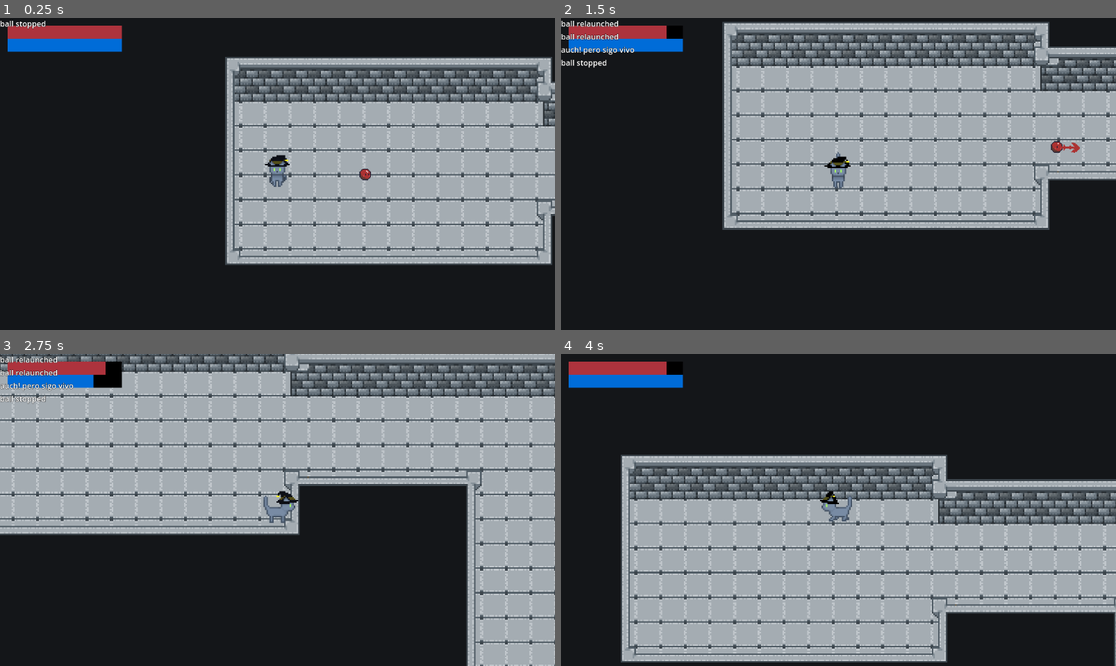
Above: before the commit, frames 1-4 (two rows, left to right).
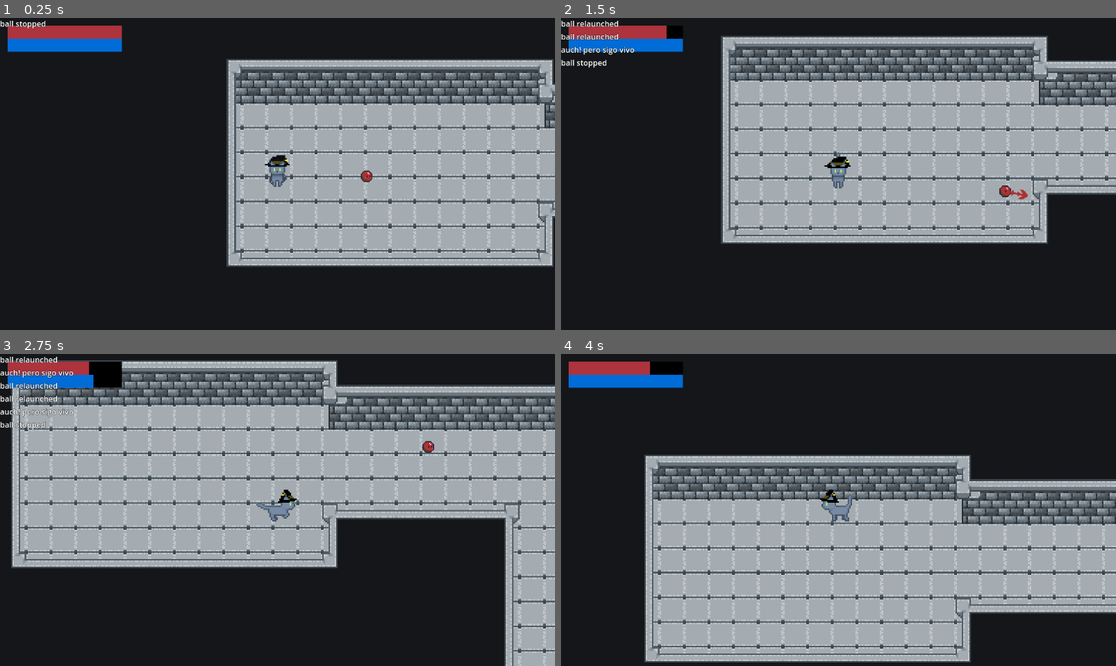
Above: after the commit, the same moments.

Repository: pablocoop/CC5408-Proyecto
Game: Godot game, scene res://scenes/level_1.tscn
The game is run twice, just before and just after one commit, with the same random seed, the same clock (stepped at 60 frames per second) and the same inputs. This scene is started directly instead of the project's main scene.
Inputs (mouse positions are in pixels of both pictures, inside the frame that each line leads up to):
- Up to frame 1 (0.25 s): no input
- Up to frame 2 (1.5 s): move the mouse to (960, 158) at 0.52 s; hold D (move_right) 0.53-1.28 s; tap Space (attack) at 0.6, 1.35 s; move the mouse to (727, 189) at 1.27 s; hold S (move_down) from 1.28 s (still down)
- Up to frame 3 (2.75 s): move the mouse to (333, 441) at 2.02 s; release S (move_down) at 2.03 s; hold D (move_right) from 2.03 s (still down); hold Right mouse button (run) from 2.03 s (still down); tap Space (attack) at 2.3 s
- Up to frame 4 (4 s): move the mouse to (810, 572) at 2.77 s; release D (move_right) at 2.78 s; release Right mouse button (run) at 2.78 s; hold W (move_up) 2.78-3.53 s; tap Space (attack) at 2.85, 3.6 s; move the mouse to (1005, 556) at 3.52 s; hold A (move_left) from 3.53 s (still down)

The runs differ from the first frame. In frame 1, 15% of the frame differs, in the area x 40-100%, y 12-80%; in frame 2, 25%; in frame 3, 43%, in the area x 0-100%, y 0-100%; in frame 4, 11%.

Commit message:
feat: se agrego la funcionalidad del boss junto a ajustes para el nivel 1

Diff:
--- /dev/null
+++ b/scenes/boss_move.gd
@@ -0,0 +1,21 @@
+extends Area2D
+
+var ball_entered := false
+var player_entered := false
+@onready var boss: CharacterBody2D = $"../Boss"
+
+func _ready():
+	body_entered.connect(_on_body_entered)
+
+func _on_body_entered(body):
+	if player_entered and !ball_entered:
+		player_entered = false
+	elif body is Ball:
+		ball_entered = true
+	elif body is Player:
+		player_entered = true
+
+
+	if ball_entered and player_entered:
+		boss.start_moving()
+		queue_free()
--- a/scenes/level_1.gd
+++ b/scenes/level_1.gd
@@ -60,8 +60,8 @@
 func _on_enemy_died():
 	enemy_count -= 1
 	print("☠️ Enemigo eliminado. Quedan:", enemy_count)
-	if enemy_count == 0:
+	if enemy_count == 1:
 		wall_level.queue_free()
-	elif enemy_count == 2:
+	if enemy_count == 3:
 		wall_level_4.hide()
 		wall_level_4.get_node("StaticBody2D/CollisionShape2D").set_deferred("disabled", true)
--- a/scenes/level_1.tscn
+++ b/scenes/level_1.tscn
@@ -7,6 +7,7 @@
 [ext_resource type="PackedScene" uid="uid://cjo28e2ythbpe" path="res://scenes/skeleton.tscn" id="4_fcfvj"]
 [ext_resource type="PackedScene" uid="uid://c26uakq0r85nf" path="res://scenes/skeleton_2.tscn" id="5_4nkto"]
 [ext_resource type="PackedScene" uid="uid://c4xygk2bmorcp" path="res://scenes/wall_level_1.tscn" id="7_pa8r4"]
+[ext_resource type="Script" uid="uid://blmbeyvkoex1e" path="res://scenes/boss_move.gd" id="8_15mv3"]
 
 [sub_resource type="TileSetAtlasSource" id="TileSetAtlasSource_bswci"]
 texture = ExtResource("1_014kd")
@@ -664,6 +665,9 @@
 terrain_set_0/terrain_0/color = Color(0.501961, 0.105882, 0.952941, 1)
 sources/0 = SubResource("TileSetAtlasSource_bswci")
 
+[sub_resource type="RectangleShape2D" id="RectangleShape2D_pa8r4"]
+size = Vector2(7.60002, 31.7)
+
 [node name="Level1" type="Node2D"]
 script = ExtResource("1_fcfvj")
 
@@ -673,7 +677,7 @@
 tile_set = SubResource("TileSet_gkh53")
 
 [node name="Player" parent="." instance=ExtResource("2_bswci")]
-position = Vector2(691, 611)
+position = Vector2(688, 607)
 
 [node name="Camera2D" type="Camera2D" parent="Player"]
 
@@ -720,3 +724,13 @@
 position = Vector2(1998, 1787)
 rotation = 1.5708
 scale = Vector2(1.08, 1.08)
+
+[node name="Boss_move" type="Area2D" parent="."]
+collision_mask = 10
+script = ExtResource("8_15mv3")
+
+[node name="CollisionShape2D" type="CollisionShape2D" parent="Boss_move"]
+position = Vector2(3833, 2407.5)
+scale = Vector2(10, 10)
+shape = SubResource("RectangleShape2D_pa8r4")
+debug_color = Color(0.901985, 0.000158061, 0.757747, 0.42)
--- /dev/null
+++ b/scenes/skeleton_2.gd
@@ -0,0 +1,144 @@
+extends CharacterBody2D
+
+@export var max_speed = 250
+@export var acceleration = 900
+@onready var health_component: HealthComponent = $HealthComponent
+var is_taking_damage = false
+var is_dead := false
+var is_invulnerable := false
+var is_paused := false
+# Guardamos la velocidad base para escalarla después
+var base_max_speed := 0.0
+@export var knockback_duration := 0.1
+@export var knockback_force := 200.0
+
+@onready var animation_tree: AnimationTree = $AnimationTree
+@onready var playback = animation_tree.get("parameters/playback")
+@onready var pivot: Node2D = $Pivot
+@onready var ray_cast_2d: RayCast2D = $Pivot/RayCast2D
+@onready var hurtbox: Hurtbox = $Pivot/Hurtbox
+@onready var hitbox: Hitbox = $Pivot/Hitbox
+@onready var pivot_y: Node2D = $Pivot_y
+@onready var ray_cast_2d_y: RayCast2D = $Pivot_y/RayCast2D_y
+
+@onready var progress_bar: ProgressBar = $HealthBar/MarginContainer/ProgressBar
+
+var can_move := false
+
+signal enemy_died
+
+func _ready() -> void:
+	animation_tree.active = true
+	add_to_group("enemies")
+	health_component.died.connect(death)
+	base_max_speed = max_speed
+	call_deferred("_connect_slowmo")
+	hitbox.damage_dealt.connect(_on_hitbox_damage_dealt)
+	#var balls = get_tree().get_nodes_in_group("ball")
+	#if balls.size() > 0:
+		#balls[0].ball_speed_changed.connect(_on_slowmo_factor)
+	progress_bar.value = health_component.health
+	progress_bar.max_value = health_component.max_health
+
+func _physics_process(delta: float) -> void:
+	if is_paused or not can_move:
+		playback.travel("idle")
+		return
+
+	if is_dead or is_taking_damage:
+		#move_and_slide()  # Evitar fricción infinita si ya tiene velocidad
+		return  # no moverse ni reproducir "movement" durante la animación de daño
+
+	velocity.x = move_toward(velocity.x, max_speed * pivot.scale.x, acceleration * delta)
+	velocity.y = move_toward(velocity.y, max_speed * pivot_y.scale.y, acceleration * delta)
+	playback.travel("movement")
+	move_and_slide()
+
+	if ray_cast_2d.is_colliding():
+		pivot.scale.x *= -1
+	if ray_cast_2d_y.is_colliding():
+		pivot_y.scale.y *= -1
+
+
+func start_moving():
+	can_move = true
+
+func take_damage(damage: float, from_direction: Vector2) -> void:
+	if is_dead or is_invulnerable:
+		return
+
+	health_component.health -= damage
+	progress_bar.value = health_component.health
+	if health_component.health > 0:
+		is_taking_damage = true
+		Debug.log("🔥 Skeleton recibió daño:", damage)
+
+		# Aplica un knockback más leve que al jugador
+		velocity = from_direction.normalized() * knockback_force  # Ajusta a gusto
+
+		playback.start("take_damage")
+
+		is_invulnerable = true
+		start_invulnerability()
+		flash_red()
+		await get_tree().create_timer(knockback_duration).timeout
+		velocity = Vector2.ZERO
+		is_taking_damage = false
+	else:
+		is_dead = true
+		Debug.log("💀 Skeleton murió")
+		emit_signal("enemy_died")
+		playback.travel("death")
+		flash_red()
+		await get_tree().create_timer(1.5).timeout
+		queue_free()
+
+func flash_red() -> void:
+	modulate = Color(1, 0.7, 0.7)
+	await get_tree().create_timer(0.1).timeout
+	modulate = Color(1, 1, 1)
+
+func start_invulnerability():
+	var flash_timer := 0.0
+	var flash_duration := 0.3  # duración total de la invulnerabilidad (en segundos)
+	var flash_interval := 0.2  # tiempo entre parpadeos
+	hurtbox.monitoring = false
+
+	while flash_timer < flash_duration:
+		visible = false
+		await get_tree().create_timer(flash_interval / 2).timeout
+		visible = true
+		await get_tree().create_timer(flash_interval / 2).timeout
+		flash_timer += flash_interval
+
+	is_invulnerable = false
+	hurtbox.monitoring = true
+
+func _connect_slowmo() -> void:
+	for b in get_tree().get_nodes_in_group("ball"):
+		b.ball_speed_changed.connect(_on_slowmo_factor)
+
+func _on_slowmo_factor(factor: float) -> void:
+	# Solo escalamos la velocidad de movimiento
+	max_speed = base_max_speed * factor
+
+	# Opcional: si quieres escalar también la animación,
+	# y tu AnimationTree lo soporta, podrías hacer:
+	animation_tree.set("parameters/playback/speed_scale", factor)
+	# ó si usas AnimationPlayer:
+	# $AnimationPlayer.playback_speed = factor
+func _on_hitbox_damage_dealt(target_position: Vector2) -> void:
+	# target_position es la posición del jugador cuando recibió el daño
+	# Solo disparamos la animación (el daño ya se aplicó en el Hurtbox del Player)
+	playback.travel("attack")
+func pause_enemy():
+	is_paused = true
+
+func resume_enemy():
+	is_paused = false
+
+func death() -> void:
+	is_dead = true
+	playback.travel("death")
+	await get_tree().create_timer(1.5).timeout
+	queue_free()
--- a/scenes/skeleton_2.tscn
+++ b/scenes/skeleton_2.tscn
@@ -1,6 +1,7 @@
-[gd_scene load_steps=39 format=3 uid="uid://c26uakq0r85nf"]
+[gd_scene load_steps=42 format=3 uid="uid://c26uakq0r85nf"]
 
 [ext_resource type="Script" uid="uid://b4biuqxkvk28o" path="res://components/health_component.gd" id="1_62e87"]
+[ext_resource type="Script" uid="uid://cbjy5so12p4rv" path="res://scenes/skeleton_2.gd" id="1_baxx2"]
 [ext_resource type="Texture2D" uid="uid://bem8cwrrwwma8" path="res://assets/Enemy_Animations_Set/enemies-skeleton2_attack.png" id="1_tme36"]
 [ext_resource type="Script" uid="uid://bo7j00nia4cku" path="res://components/hurtbox.gd" id="2_hnfra"]
 [ext_resource type="Texture2D" uid="uid://dhyp8fkrnubps" path="res://assets/Enemy_Animations_Set/enemies-skeleton1_death.png" id="3_62e87"]
@@ -11,7 +12,8 @@
 [ext_resource type="Texture2D" uid="uid://dbfsmal5ylna4" path="res://assets/Enemy_Animations_Set/enemies-skeleton2_take_damage.png" id="7_wq54b"]
 
 [sub_resource type="CapsuleShape2D" id="CapsuleShape2D_yxnco"]
-height = 20.0
+radius = 6.0
+height = 14.0
 
 [sub_resource type="CapsuleShape2D" id="CapsuleShape2D_62e87"]
 radius = 7.0
@@ -382,10 +384,16 @@
 
 [sub_resource type="CapsuleShape2D" id="CapsuleShape2D_hnfra"]
 radius = 4.0
-height = 16.0
+height = 12.0
+
+[sub_resource type="StyleBoxFlat" id="StyleBoxFlat_baxx2"]
+bg_color = Color(0, 0, 0, 1)
+
+[sub_resource type="StyleBoxFlat" id="StyleBoxFlat_6vt1m"]
+bg_color = Color(0.851265, 0, 0.265749, 1)
 
 [node name="Skeleton2" type="CharacterBody2D"]
-script = ExtResource("1_62e87")
+script = ExtResource("1_baxx2")
 
 [node name="Pivot" type="Node2D" parent="."]
 
@@ -395,16 +403,18 @@
 hframes = 15
 
 [node name="RayCast2D" type="RayCast2D" parent="Pivot"]
-target_position = Vector2(10, 0)
-
-[node name="Hurtbox" type="Area2D" parent="Pivot"]
+target_position = Vector2(11, 0)
+
+[node name="Hurtbox" type="Area2D" parent="Pivot" node_paths=PackedStringArray("health_component")]
 collision_layer = 4
 collision_mask = 8
 script = ExtResource("2_hnfra")
+health_component = NodePath("../../HealthComponent")
 metadata/_custom_type_script = "uid://bo7j00nia4cku"
 
 [node name="CollisionShape2D" type="CollisionShape2D" parent="Pivot/Hurtbox"]
 shape = SubResource("CapsuleShape2D_yxnco")
+debug_color = Color(0.478249, 0.462371, 0.938051, 0.42)
 
 [node name="Hitbox" type="Area2D" parent="Pivot"]
 collision_layer = 4
@@ -426,9 +436,31 @@
 }
 
 [node name="CollisionShape2D" type="CollisionShape2D" parent="."]
-position = Vector2(0, -1)
 shape = SubResource("CapsuleShape2D_hnfra")
 
 [node name="HealthComponent" type="Node" parent="."]
 script = ExtResource("1_62e87")
+health = 1.0
+max_health = 1.0
 metadata/_custom_type_script = "uid://b4biuqxkvk28o"
+
+[node name="Pivot_y" type="Node2D" parent="."]
+
+[node name="RayCast2D_y" type="RayCast2D" parent="Pivot_y"]
+target_position = Vector2(0, 11)
+
+[node name="HealthBar" type="Node2D" parent="."]
+
+[node name="MarginContainer" type="MarginContainer" parent="HealthBar"]
+offset_left = -7.0
+offset_top = -11.0
+offset_right = 9.0
+offset_bottom = -9.0
+
+[node name="ProgressBar" type="ProgressBar" parent="HealthBar/MarginContainer"]
+layout_mode = 2
+size_flags_vertical = 1
+theme_override_styles/background = SubResource("StyleBoxFlat_baxx2")
+theme_override_styles/fill = SubResource("StyleBoxFlat_6vt1m")
+max_value = 10.0
+show_percentage = false
Not shown, added: scenes/boss_move.gd.uid
Not shown: 1 places in scenes/level_1.tscn that only renumber resources
Not shown, added: scenes/skeleton_2.gd.uid
